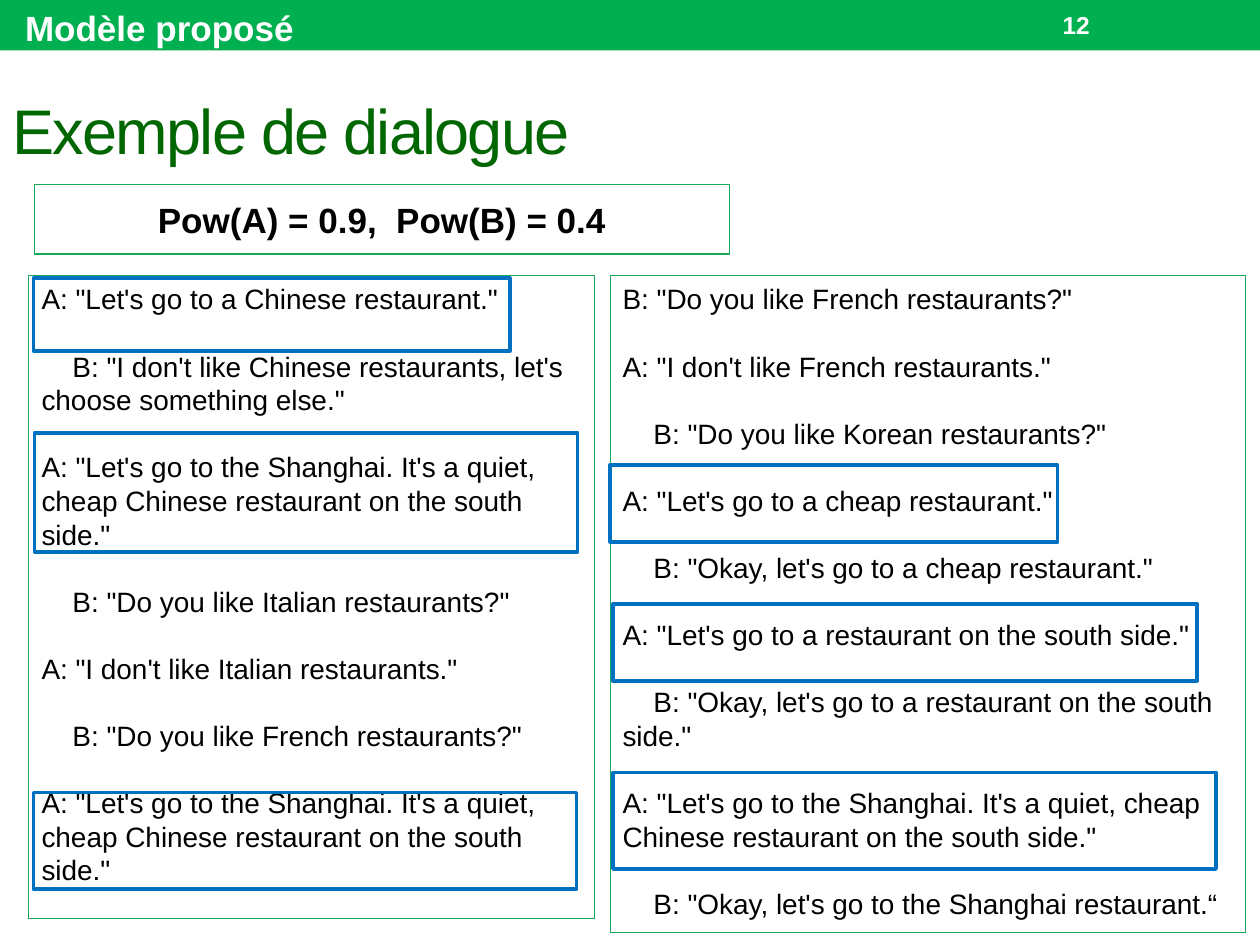
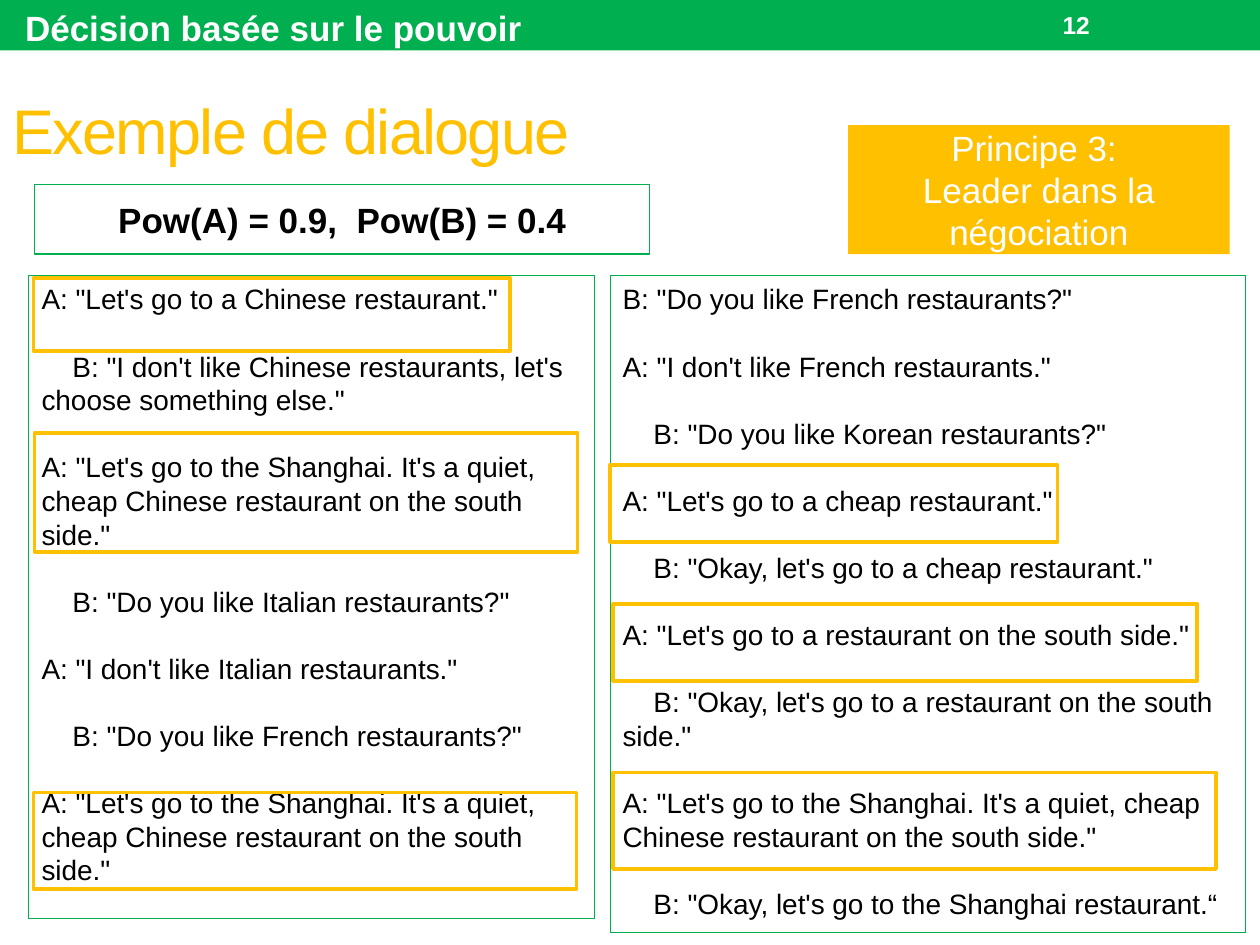
Before and after one commit to Olydia/Discolog, a slide deck: slide 12 of papers/Presentations/GT ACAI 17/GT.pptx. Drawn at 1260x945 pixels with LibreOffice and Linux fonts; fonts in the diff are those of the drawing. Boxes give left, top, right and bottom in pixels: in the first picture for what was removed or moved away, otherwise in the second. Text is boxed around its words. In the diff, an @@ line names an element or a change of style, - is before the commit and + after.

```diff
--- a/papers/Presentations/GT ACAI 17/GT.pptx
+++ b/papers/Presentations/GT ACAI 17/GT.pptx
@@ text removed at (25,15,293,48) @@
-Modèle proposé
@@ text added at (25,15,521,48), 20 pt, text #FFFFFF, bold @@
+Décision basée sur le pouvoir
@@ title "Exemple de dialogue" at (13,108,570,166): text colour #006600 to #FFC000 @@
@@ rectangle added at (848,125,1230,253), fill #FFC000, 20 pt, text #FFFFFF @@
+Principe 3:
+Leader dans la négociation
@@ outline #19A95A 0.75 pt to #00B050 0.75 pt in 3 elements at (29,276,595,920), (610,276,1245,934), (35,185,650,255) @@
@@ rectangle "Pow(A) = 0.9, Pow(B) = ...": place and size @@
-rectangle "Pow(A) = 0.9, Pow(B) = ..." at (35,185,730,255)
+rectangle "Pow(A) = 0.9, Pow(B) = ..." at (35,185,650,255)
@@ outline #0070C0 2.08 pt to #FFC000 2.08 pt in 6 elements at (34,278,510,352), (35,433,578,552), (610,465,1057,542), (612,604,1197,680), (612,772,1216,869), (34,793,577,890) @@
```
Also in this commit, not shown: 4 other slides changed, 5 slides added, 10 slides removed, 2 other files.
